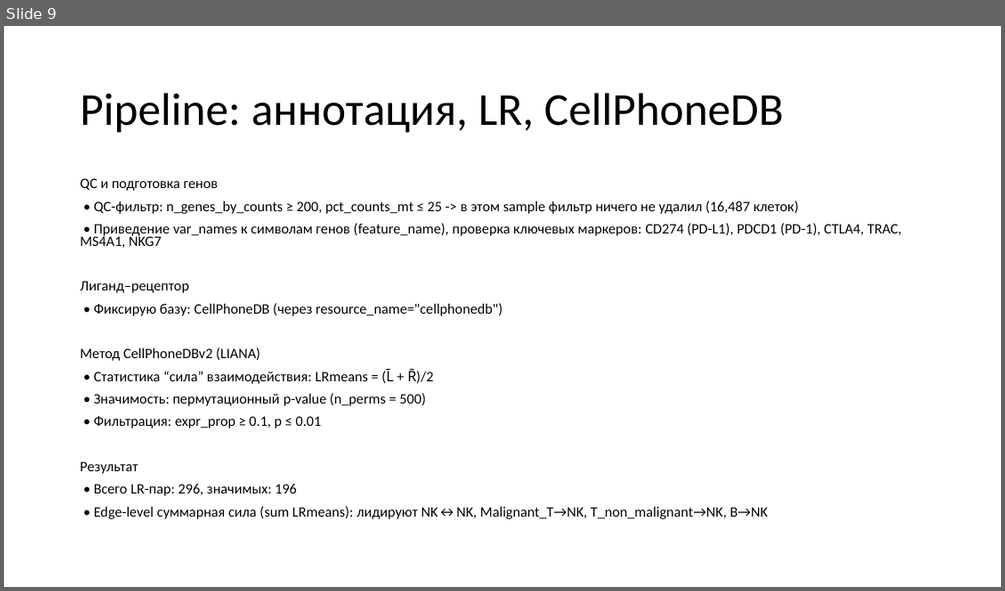
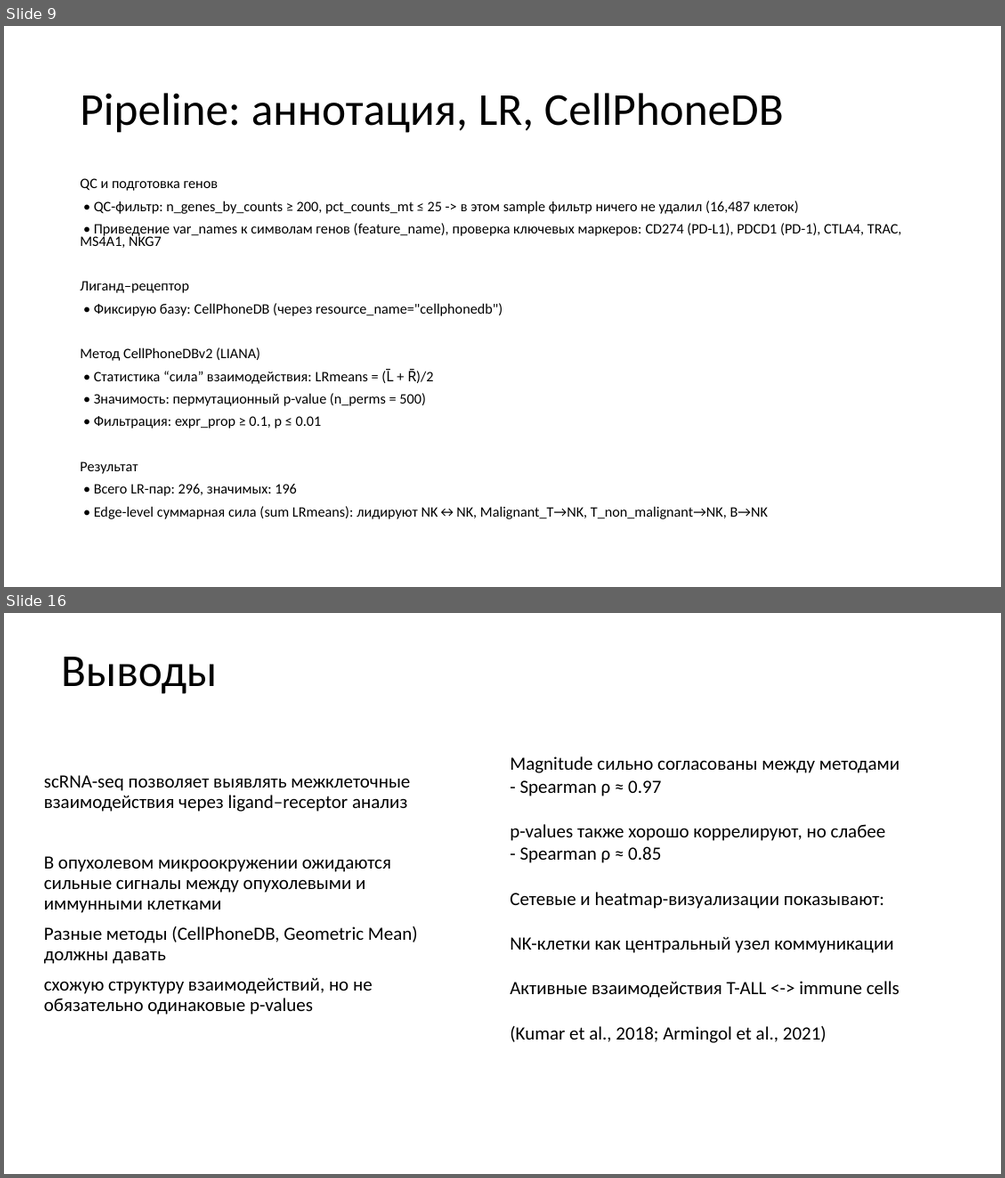
Before and after one commit to mrvagabov/sc-genomics, a slide deck: Анализ межклеточных взаимодействий_Вагабов.pptx. Shown one above the other, each under a label of ours: slide 9 before the commit, slides 9 and 16 after it; the slides between them are not shown. The pictures are 1005x591 and 1005x1178 pixels, drawn with LibreOffice and Linux fonts; fonts in the diff are those of the drawing. Boxes give left, top, right and bottom in pixels: in the first picture for what was removed or moved away, otherwise in the second. Text is boxed around its words. In the diff, an @@ line names an element or a change of style, - is before the commit and + after.

```diff
--- a/Анализ межклеточных взаимодействий_Вагабов.pptx
+++ b/Анализ межклеточных взаимодействий_Вагабов.pptx
@@ slide 16 added at [4, 613, 1001, 1174], background #FFFFFF @@
@@ title added at [61, 657, 217, 694], 44 pt, text #000000 @@
+Выводы
@@ text added at [510, 756, 899, 1043], 18 pt, text #000000 @@
+Magnitude сильно согласованы между методами
+- Spearman ρ ≈ 0.97
+p-values также хорошо коррелируют, но слабее
+- Spearman ρ ≈ 0.85
+Сетевые и heatmap-визуализации показывают:
+NK-клетки как центральный узел коммуникации
+Активные взаимодействия T-ALL <-> immune cells
+(Kumar et al., 2018; Armingol et al., 2021)
@@ text added at [44, 775, 418, 1014], 18 pt, text #000000 @@
+scRNA-seq позволяет выявлять межклеточные взаимодействия через ligand–receptor анализ
+В опухолевом микроокружении ожидаются сильные сигналы между опухолевыми и иммунными клетками
+Разные методы (CellPhoneDB, Geometric Mean) должны давать
+схожую структуру взаимодействий, но не обязательно одинаковые p-values
```
Also in this commit, not shown: 2 slides changed, 5 other slides added, 9 slides removed, 1 other file.
